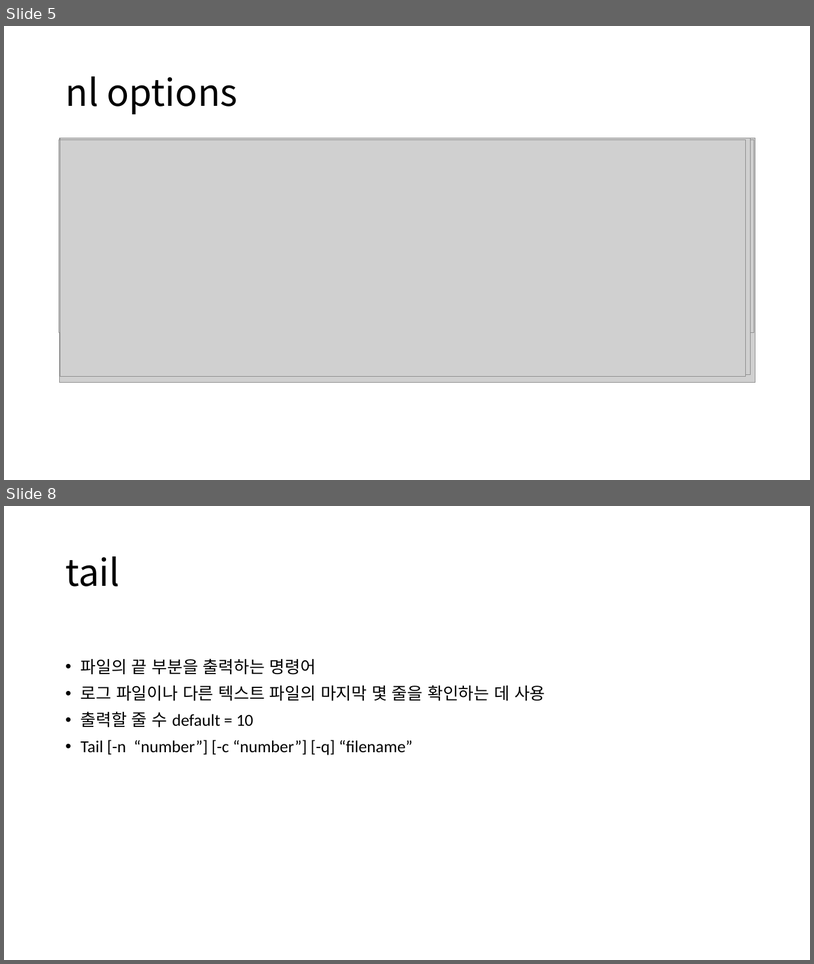
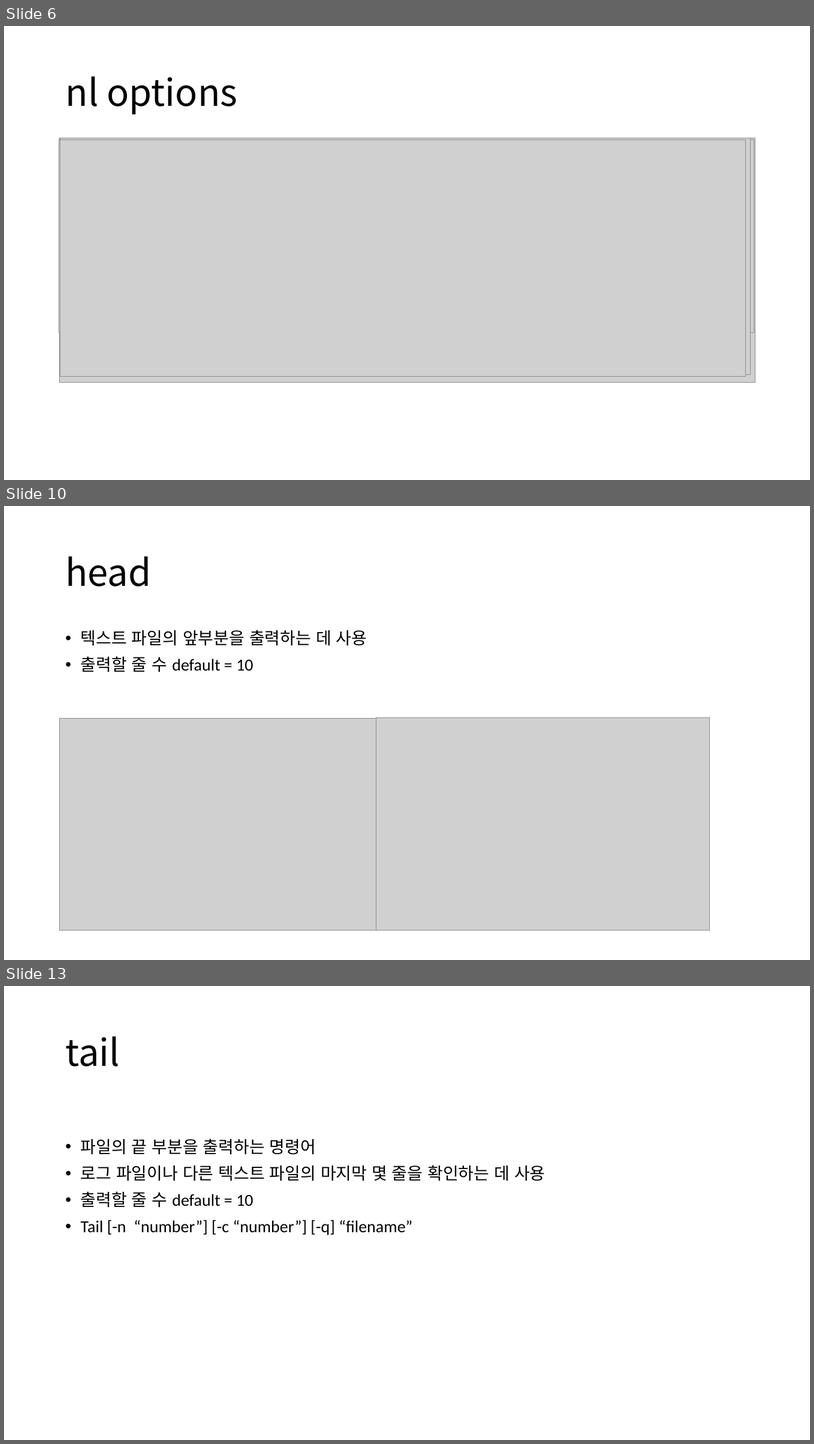
Before and after one commit to alscjf1329/SysP_3-1, a slide deck: Sys_final/SysP 기말.pptx. Shown one above the other, each under a label of ours: slides 5 and 8 before the commit, slides 6, 10 and 13 after it; the slides between them are not shown. The pictures are 814x964 and 814x1444 pixels, drawn with LibreOffice and Linux fonts; fonts in the diff are those of the drawing; grey boxes stand for pictures. Boxes give left, top, right and bottom in pixels: in the first picture for what was removed or moved away, otherwise in the second. Text is boxed around its words. In the diff, an @@ line names an element or a change of style, - is before the commit and + after.

```diff
--- a/Sys_final/SysP 기말.pptx
+++ b/Sys_final/SysP 기말.pptx
@@ slide 10 added at [4, 506, 810, 960], background #FFFFFF @@
@@ title added at [65, 556, 151, 586], 44 pt, text #000000 @@
+head
@@ text added at [81, 630, 368, 672], 20 pt, text #000000 @@
+• 텍스트 파일의 앞부분을 출력하는 데 사용
+• 출력할 줄 수 default = 10
@@ picture added at [60, 718, 377, 930] @@
@@ picture added at [377, 718, 711, 930] @@
@@ what was slide 5 is now slide 6 @@
@@ what was slide 8 is now slide 13 @@
```
Also in this commit, not shown: 3 slides changed, 5 other slides added, 1 slide removed, 5 other files.
